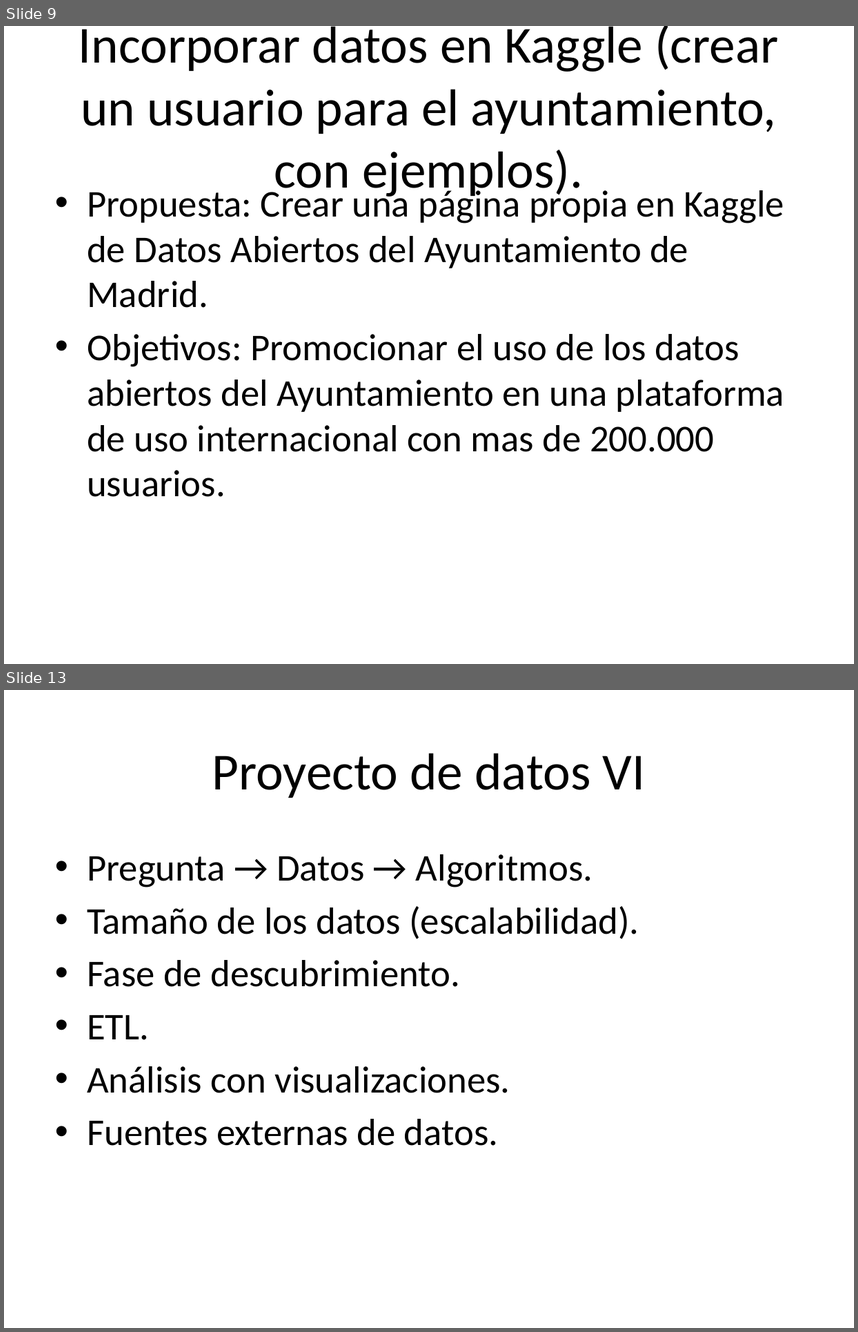
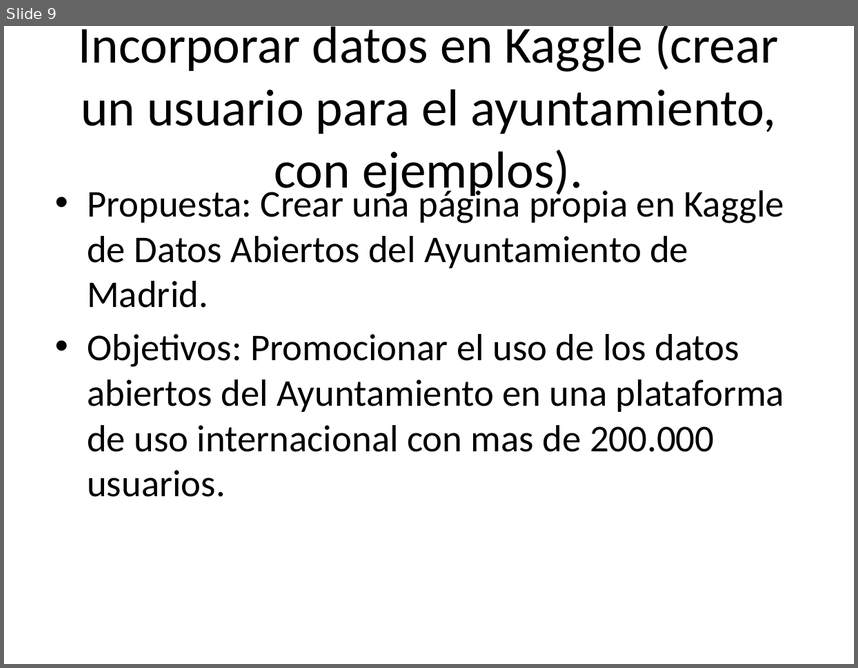
Before and after one commit to santiagomota/datos-madrid-presentacion, a slide deck: docs/index.pptx. Shown one above the other, each under a label of ours: slides 9 and 13 before the commit, slide 9 after it; the slides between them are not shown. The pictures are 858x1332 and 858x668 pixels, drawn with LibreOffice and Linux fonts; fonts in the diff are those of the drawing. Boxes give left, top, right and bottom in pixels: in the first picture for what was removed or moved away, otherwise in the second. Text is boxed around its words. In the diff, an @@ line names an element or a change of style, - is before the commit and + after.

```diff
--- a/docs/index.pptx
+++ b/docs/index.pptx
@@ slide 13 removed at [4, 690, 854, 1328], background #FFFFFF @@
@@ title removed at [212, 753, 646, 798] @@
-Proyecto de datos VI
@@ text removed at [87, 854, 639, 1145] @@
-• Pregunta → Datos → Algoritmos.
-• Tamaño de los datos (escalabilidad).
-• Fase de descubrimiento.
-• ETL.
-• Análisis con visualizaciones.
-• Fuentes externas de datos.
```
Also in this commit, not shown: 4 slides changed, 24 other slides removed, 2 other files.
